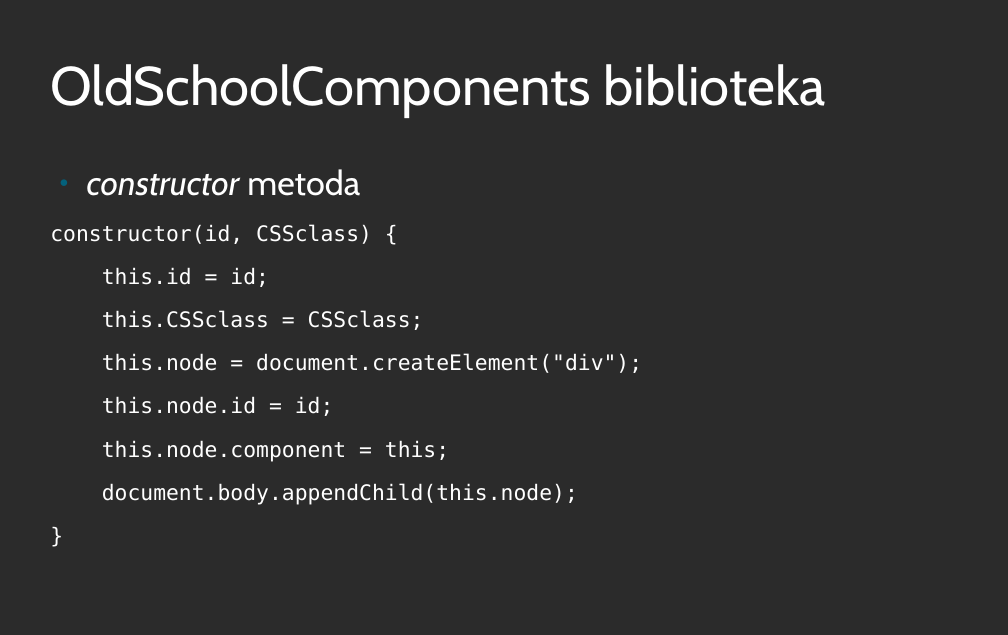
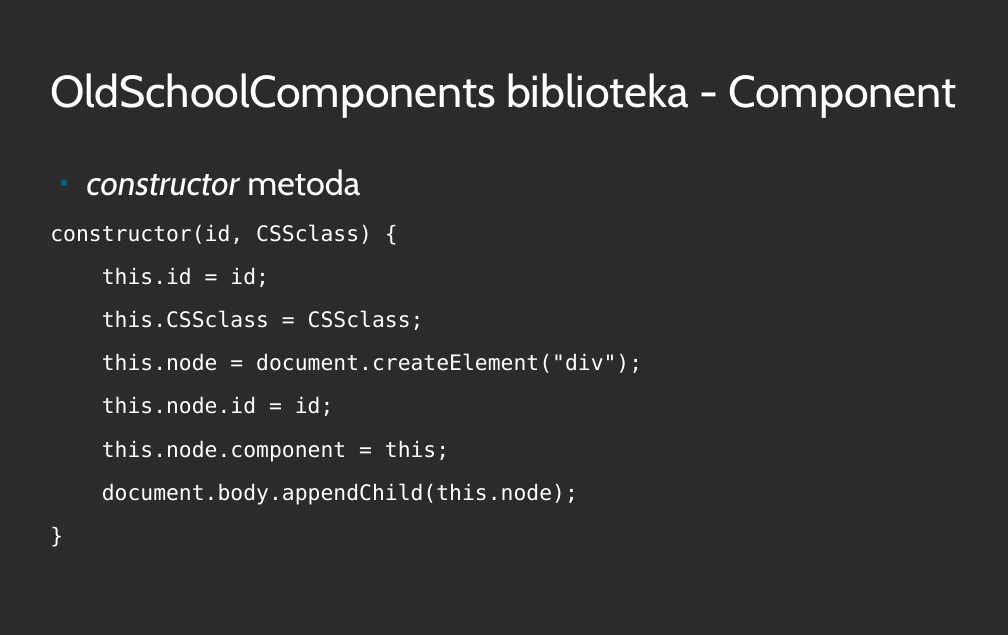
Before and after one commit to iv17/MScThesis, a slide deck: slide 6 of IvanaSavinPresentation.odp (slide 7 before the commit). Drawn at 1008x635 pixels with LibreOffice and Linux fonts; fonts in the diff are those of the drawing; background and template pictures are left out; a plain dark background stands for a picture behind light text. Boxes give left, top, right and bottom in pixels: in the first picture for what was removed or moved away, otherwise in the second. Text is boxed around its words. In the diff, an @@ line names an element or a change of style, - is before the commit and + after.

```diff
--- a/IvanaSavinPresentation.odp
+++ b/IvanaSavinPresentation.odp
@@ title at <box>50,73,956,117</box>: text changed; size 51 to 42 pt @@
-OldSchoolComponents biblioteka
+OldSchoolComponents biblioteka - Component
```
Also in this commit, not shown: 7 other slides changed, 1 slide removed, 2 other files.
